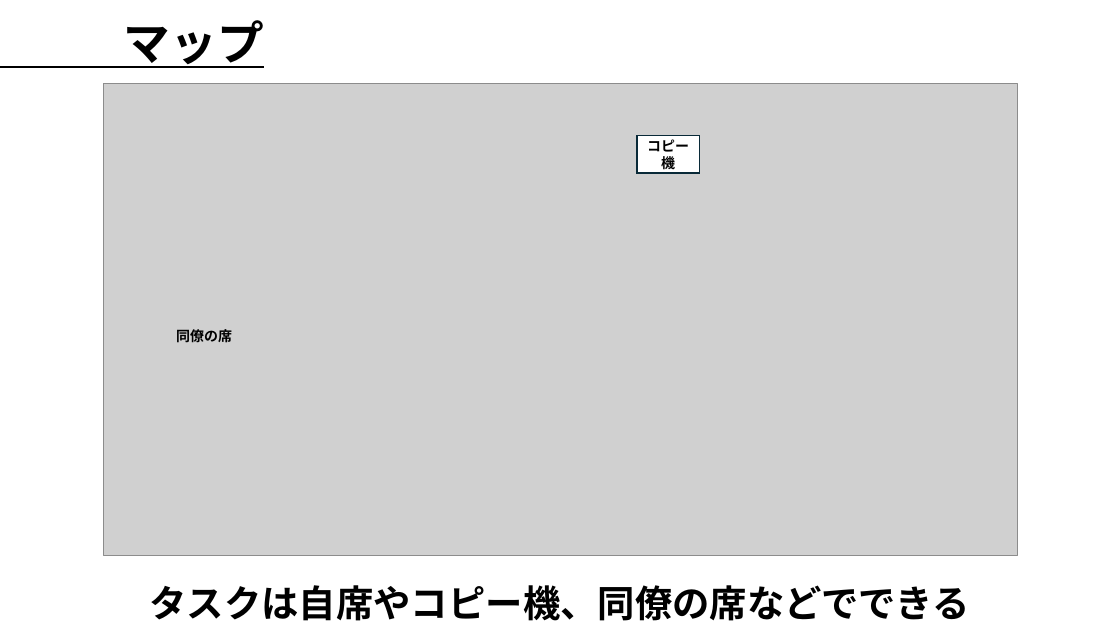
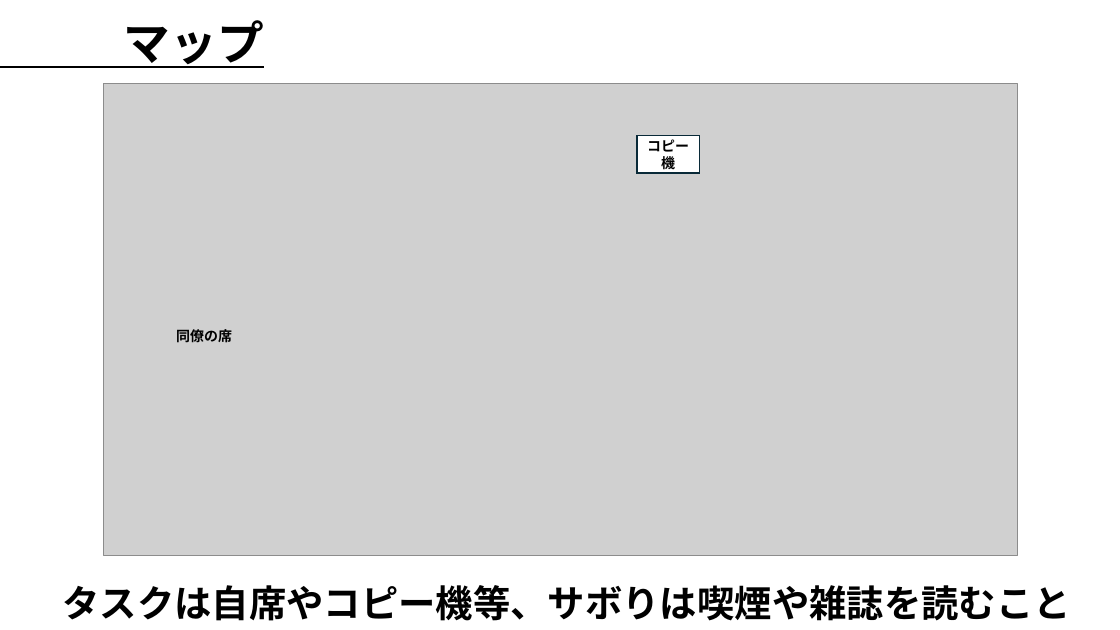
Before and after one commit to NISHIO-ASUMA/GotoTGS, a slide deck: slide 4 of 提出物関係/企画書/GC3_前期チーム制作_企画書.pptx. Drawn at 1120x630 pixels with LibreOffice and Linux fonts; fonts in the diff are those of the drawing; grey boxes stand for pictures; background and template pictures are left out. Boxes give left, top, right and bottom in pixels: in the first picture for what was removed or moved away, otherwise in the second. Text is boxed around its words. In the diff, an @@ line names an element or a change of style, - is before the commit and + after.

```diff
--- a/提出物関係/企画書/GC3_前期チーム制作_企画書.pptx
+++ b/提出物関係/企画書/GC3_前期チーム制作_企画書.pptx
@@ text at (62, 585, 1070, 621): text changed @@
-タスクは自席やコピー機、同僚の席などでできる
+タスクは自席やコピー機等、サボりは喫煙や雑誌を読むこと
```
Also in this commit, not shown: 1 other slide changed, 4 other files.
